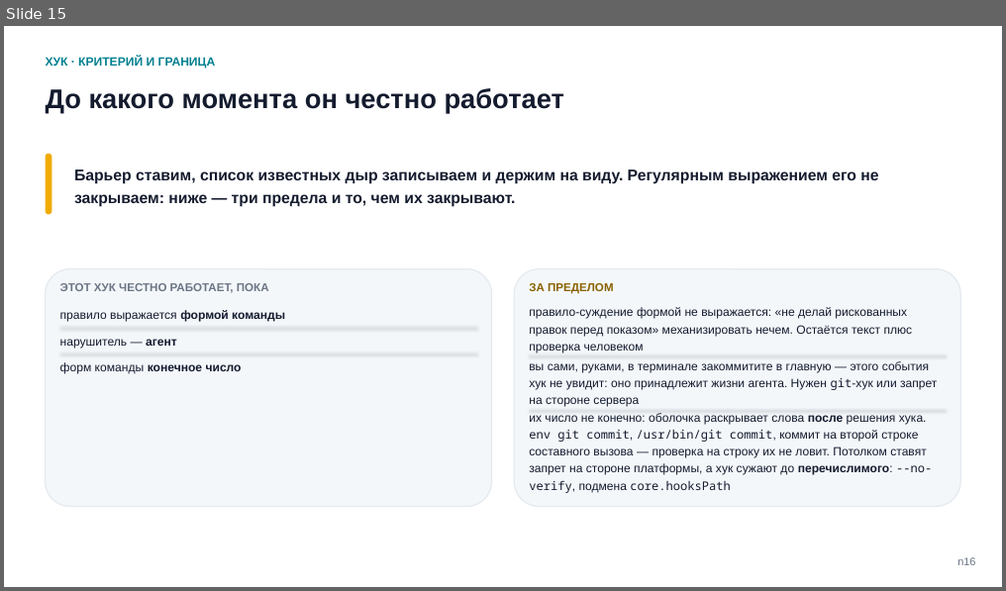
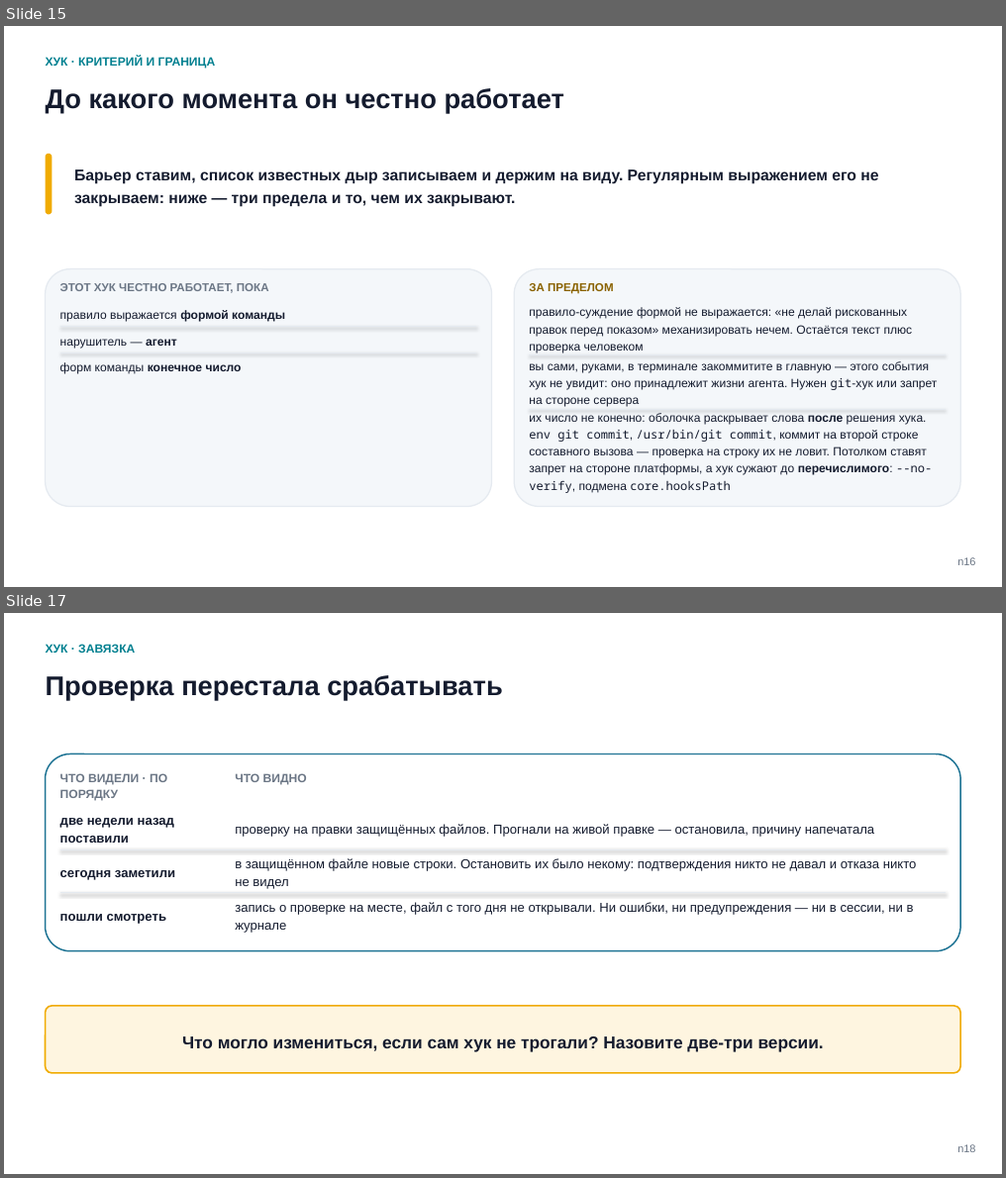
Before and after one commit to tellina-study/AI-usage-lessons, a slide deck: library/seminars/sem-05/rendered/sem-05.pptx. Shown one above the other, each under a label of ours: slide 15 before the commit, slides 15 and 17 after it; the slides between them are not shown. The pictures are 1006x591 and 1006x1178 pixels, drawn with LibreOffice and Linux fonts; fonts in the diff are those of the drawing. Boxes give left, top, right and bottom in pixels: in the first picture for what was removed or moved away, otherwise in the second. Text is boxed around its words. In the diff, an @@ line names an element or a change of style, - is before the commit and + after.

```diff
--- a/library/seminars/sem-05/rendered/sem-05.pptx
+++ b/library/seminars/sem-05/rendered/sem-05.pptx
@@ slide 17 added at <box>4,613,1002,1174</box>, background #FFFFFF @@
@@ text added at <box>46,644,135,653</box>, 11.5 pt, text #028090, bold @@
+ХУК · ЗАВЯЗКА
@@ text added at <box>46,675,502,700</box>, 26 pt, text #141B2E, bold @@
+Проверка перестала срабатывать
@@ rounded rectangle added at <box>46,755,960,952</box>, fill #FFFFFF, outline #1C7293 1.4 pt @@
@@ text added at <box>60,773,167,800</box>, 11.5 pt, text #6B7685, bold @@
+ЧТО ВИДЕЛИ · ПО ПОРЯДКУ
@@ text added at <box>235,773,307,784</box>, 11.5 pt, text #6B7685, bold @@
+ЧТО ВИДНО
@@ text added at <box>60,818,174,843</box>, 12.5 pt, text #141B2E, bold @@
+две недели назад поставили
@@ line added from (60, 850) to (945, 850), #E5EAF0 0.75 pt @@
@@ text added at <box>235,824,874,837</box>, 12.5 pt, text #141B2E @@
+проверку на правки защищённых файлов. Прогнали на живой правке — остановила, причину напечатала
@@ text added at <box>60,870,175,880</box>, 12.5 pt, text #141B2E, bold @@
+сегодня заметили
@@ text added at <box>235,859,917,889</box>, 12.5 pt, text #141B2E @@
+в защищённом файле новые строки. Остановить их было некому: подтверждения никто не давал и отказа никто не видел
@@ line added from (60, 893) to (945, 893), #E5EAF0 0.75 pt @@
@@ text added at <box>235,902,914,933</box>, 12.5 pt, text #141B2E @@
+запись о проверке на месте, файл с того дня не открывали. Ни ошибки, ни предупреждения — ни в сессии, ни в журнале
@@ text added at <box>60,914,167,924</box>, 12.5 pt, text #141B2E, bold @@
+пошли смотреть
@@ rounded rectangle added at <box>46,1006,960,1073</box>, fill #FEF5E0, outline #F0AB00 1.5 pt @@
@@ text added at <box>182,1037,824,1052</box>, 16.5 pt, text #141B2E, bold @@
+Что могло измениться, если сам хук не трогали? Назовите две-три версии.
@@ text added at <box>957,1145,975,1153</box>, 10.5 pt, text #6B7685 @@
+n18
```
Also in this commit, not shown: 1 slide changed, 7 other slides added, 9 slides removed, 19 other files.
